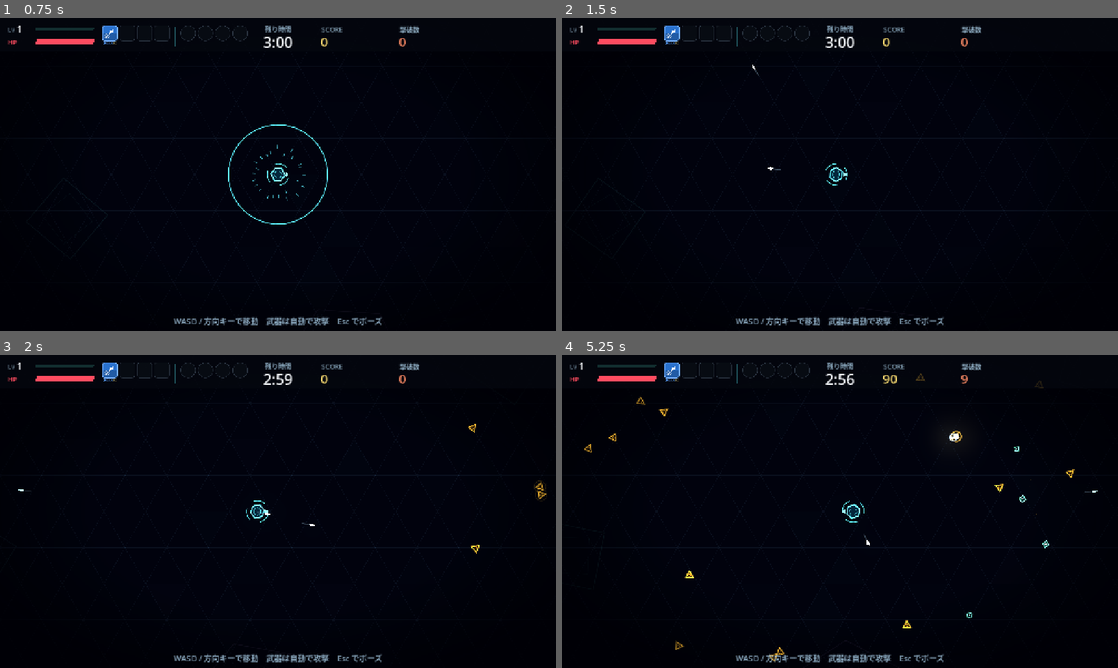
Above: before the commit, frames 1-4 (two rows, left to right).
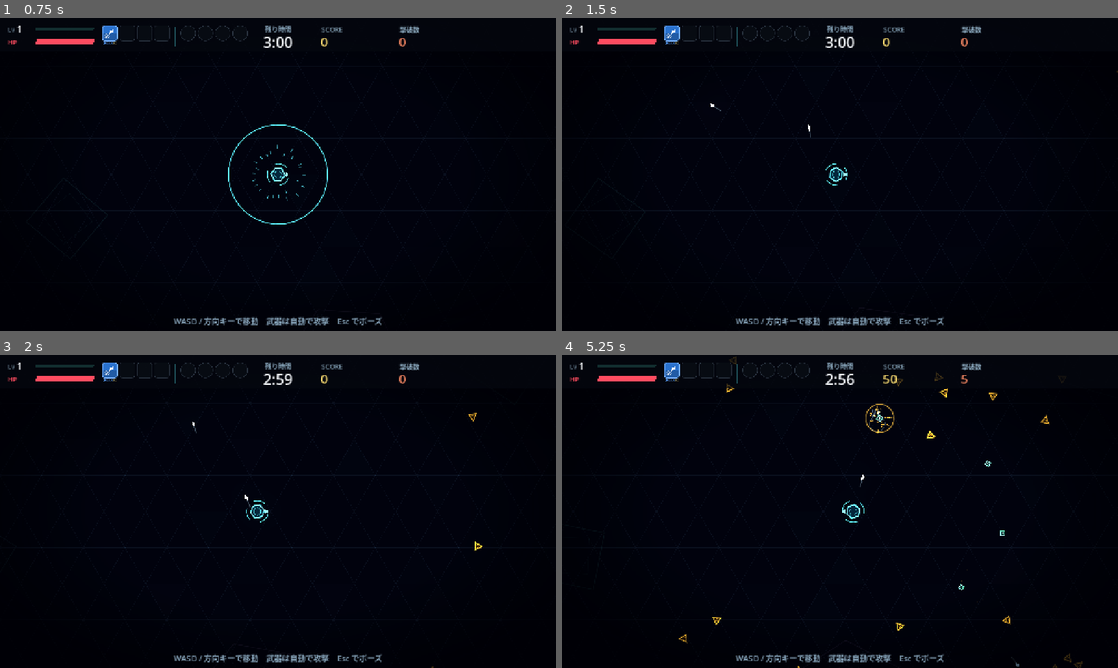
Above: after the commit, the same moments.

Repository: Shohei-Yamashiro/TestGame
Game: Godot game, scene res://scenes/main.tscn
Two runs of this game, one before a commit and one after it. Both use one fixed random seed, a clock stepped at 60 frames per second and the inputs below.
Inputs (mouse positions are in pixels of both pictures, inside the frame that each line leads up to):
- Up to frame 1 (0.75 s): click "スタート" at 0.5 s
- Up to frame 2 (1.5 s): tap Enter at 1.25 s; move the mouse to (962, 158) at 1.27 s; hold D from 1.28 s (still down); tap Backspace at 1.35 s; click (962, 158) at 1.42 s
- Up to frame 3 (2 s): keep holding D; tap Space at 1.52 s
- Up to frame 4 (5.25 s): release D at 2 s; drag from (728, 527) to (812, 574) at 2.02 s; move the mouse to (895, 442) at 2.77 s; hold D 2.78-3.5 s; tap Enter at 2.85 s; drag from (812, 574) to (673, 464) at 3.52 s; move the mouse to (1006, 558) at 4.27 s; hold A 4.28-5 s; tap R at 4.35 s; tap Space at 4.52 s; drag from (673, 464) to (756, 433) at 5.02 s

Frame 1 is identical in both runs. In frame 2, less than 0.1% of the frame differs, in the area x 26-100%, y 14-49%; in frame 3, 0.2%; in frame 4, 1.0%, in the area x 4-97%, y 0-100%.

Commit message:
敵の先読みをやめ、手薄な方角からの出現と回復の循環に調整
- 敵が自機の進行方向を先読みする動きを削除
- 群れと画面外に離れた敵を、自機の周囲で敵が手薄な方角から出現させる
- 敵の与ダメージを1.3倍にし、回復アイテムのドロップを増やす（満タン時はスコア150）
- ボットはHPが減ると近くの回復アイテムを取りに行く

Co-authored-by: Cursor <cursoragent@cursor.com>

Diff:
--- a/scripts/balance.gd
+++ b/scripts/balance.gd
@@ -23,10 +23,12 @@
 const SPECIAL_STAGE := 6
 const HEAL_AMOUNT := 35
 # Repair kits dropped by enemies: the chance per kill grows with the enemy's XP, and only a few lie about at once.
-const HEAL_DROP_PER_XP := 0.01
-const HEAL_MAX_ON_FIELD := 2
-const HEAL_PICKUP := 20
-const HEAL_LIFETIME := 25.0
+const HEAL_DROP_PER_XP := 0.08
+const HEAL_MAX_ON_FIELD := 5
+const HEAL_PICKUP := 25
+# Points for a kit picked up at full HP.
+const HEAL_SCORE := 150
+const HEAL_LIFETIME := 20.0
 
 # "stats" entries are [key, level-up text, short label for the library table].
 
@@ -337,9 +339,7 @@
 const SHOT_LIFETIME := 4.0
 const SHOT_FAN := 0.32
 const SHOOTER_MAX := 14
-# Chasers read ahead of the player by a random 0..CHASE_LEAD_MAX seconds, and some swing wide while still far off,
-# so the horde fans out and cuts across a circling player instead of trailing behind as one blob.
-const CHASE_LEAD_MAX := 0.9
+# Some chasers swing wide while still far off, so the horde fans out instead of trailing behind as one blob.
 const FLANK_CHANCE := 0.6
 const FLANK_ANGLE := 0.75
 const FLANK_NEAR := 140.0
@@ -352,6 +352,8 @@
 const ENEMY_SPEED_RAMP := 0.4
 const ENEMY_MAX_SPEED := 250.0
 const ENEMY_CAP := 220
+# Scales every contact and shot hit; tuned together with heal drops so HP swings rather than drains.
+const ENEMY_DAMAGE_MULT := 1.3
 const KNOCKBACK := 14.0
 
 
--- a/scripts/enemy.gd
+++ b/scripts/enemy.gd
@@ -45,7 +45,6 @@
 var shot_interval := Balance.SHOT_INTERVAL
 var shot_damage := Balance.SHOT_DAMAGE
 var shot_count := 1
-var _lead := 0.0
 var _flank := 0.0
 var _burn_time := 0.0
 var _burn_tick := 0.0
@@ -64,7 +63,7 @@
 	radius = data["radius"]
 	hp = int(round(Balance.ENEMY_BASE_HP * float(data["hp"]) * Balance.enemy_hp_scale(t)))
 	speed = Balance.enemy_speed(t) * float(data["speed"])
-	contact_damage = int(data["damage"]) + int(t / 60.0) * 2
+	contact_damage = int(round(float(int(data["damage"]) + int(t / 60.0) * 2) * Balance.ENEMY_DAMAGE_MULT))
 	xp_value = data["xp"]
 	points = data["score"]
 	color = Palette.ENEMIES[data["color"]]
@@ -75,9 +74,8 @@
 	dash_cooldown = data.get("dash_cooldown", Balance.DASH_COOLDOWN)
 	dash_lane = data.get("dash_lane", Balance.DASH_LANE_WIDTH)
 	shot_interval = data.get("shot_interval", Balance.SHOT_INTERVAL)
-	shot_damage = data.get("shot_damage", Balance.SHOT_DAMAGE)
+	shot_damage = int(round(float(data.get("shot_damage", Balance.SHOT_DAMAGE)) * Balance.ENEMY_DAMAGE_MULT))
 	shot_count = data.get("shot_count", 1)
-	_lead = randf() * Balance.CHASE_LEAD_MAX
 	if randf() < Balance.FLANK_CHANCE:
 		_flank = randf_range(-Balance.FLANK_ANGLE, Balance.FLANK_ANGLE)
 
@@ -163,11 +161,8 @@
 # Heads for where the player is about to be, swinging wide while still far off; straight in once close.
 func chase_direction(to_player: Vector2) -> Vector2:
 	var dist := to_player.length()
-	var aim := to_player
-	if dist > Balance.FLANK_NEAR:
-		aim += Vector2(_player.get("velocity")) * _lead
 	var swing := _flank * clampf((dist - Balance.FLANK_NEAR) / (Balance.FLANK_FAR - Balance.FLANK_NEAR), 0.0, 1.0)
-	return aim.normalized().rotated(swing)
+	return (to_player / maxf(dist, 0.001)).rotated(swing)
 
 
 func _update_dash(delta: float, to_player: Vector2, pace: float) -> void:
--- a/scripts/game.gd
+++ b/scripts/game.gd
@@ -59,6 +59,7 @@
 var elapsed := 0.0
 var kills := 0
 var heals_picked := 0
+var heal_score := 0
 var level := 1
 var xp := 0
 var xp_to_next := Balance.xp_to_next(1)
@@ -319,8 +320,13 @@
 	kit.global_position = at
 
 
+# At full HP a kit is banked as points instead, so picking one up is never wasted.
 func _on_heal_collected(amount: int) -> void:
 	heals_picked += 1
+	if player.hp >= player.max_hp:
+		score += Balance.HEAL_SCORE
+		heal_score += Balance.HEAL_SCORE
+		return
 	player.heal(amount)
 
 
@@ -376,6 +382,8 @@
 	var lines: Array[String] = ["撃破 %d体  %d" % [kills, kill_score]]
 	if overflow_score > 0:
 		lines.append("強化ボーナス  %d" % overflow_score)
+	if heal_score > 0:
+		lines.append("回復ボーナス  %d" % heal_score)
 	if survived:
 		lines.append("クリア  %d    残りHP  %d" % [clear_bonus, hp_bonus])
 	else:
--- a/scripts/spawner.gd
+++ b/scripts/spawner.gd
@@ -7,8 +7,9 @@
 
 const LEASH := 850.0
 const EDGE_MARGIN := 40.0
-const PACK_AHEAD := 0.4
-const PACK_SIDE := 0.3
+# Directions around the player are split into sectors; most packs and every straggler enter where the horde is thinnest.
+const SECTORS := 8
+const PACK_SPARSE := 0.7
 # Packs of enemies with a special behaviour stay small so they never arrive as a wall.
 const BEHAVIOR_PACK_MAX := 3
 
@@ -46,17 +47,9 @@
 	enemy.global_position = at
 
 
-# A small clump entering from one point on the screen edge, mostly ahead of or beside the player
-# so a moving player keeps running into fresh enemies instead of leaving them all behind.
+# A small clump entering from one point on the screen edge, usually on the side with the fewest enemies.
 func spawn_pack() -> void:
-	var heading: Vector2 = game.player.velocity
-	var origin := edge_spawn_position()
-	if heading.length_squared() >= 1.0:
-		var roll := randf()
-		if roll < PACK_AHEAD:
-			origin = edge_position_toward(heading)
-		elif roll < PACK_AHEAD + PACK_SIDE:
-			origin = edge_position_toward(heading.orthogonal() * (1.0 if randf() < 0.5 else -1.0))
+	var origin := sparse_edge_position(sector_counts()) if randf() < PACK_SPARSE else edge_spawn_position()
 	var kind := Balance.pick_enemy_kind(game.elapsed)
 	var count := Balance.trickle_pack(game.elapsed)
 	if Balance.ENEMY_KINDS[kind].has("behavior"):
@@ -77,13 +70,51 @@
 		spawn_enemy(Balance.pick_enemy_kind(game.elapsed, false), center + Vector2.from_angle(angle) * radius + jitter)
 
 
-# Stragglers reappear on the edge the player is heading toward, so outrunning the horde doesn't thin it out.
+# Stragglers reappear on the thinnest edge, so outrunning the horde only closes the gap it left.
 func leash_enemies() -> void:
-	var player: Node2D = game.player
+	var origin: Vector2 = game.player.global_position
+	var far: Array[Node2D] = []
 	for node in game.get_tree().get_nodes_in_group("enemies"):
 		var enemy := node as Node2D
-		if enemy != null and enemy.global_position.distance_to(player.global_position) > LEASH:
-			enemy.global_position = edge_position_toward(game.player.velocity)
+		if enemy != null and enemy.global_position.distance_squared_to(origin) > LEASH * LEASH:
+			far.append(enemy)
+	if far.is_empty():
+		return
+	var counts := sector_counts()
+	for enemy in far:
+		enemy.global_position = sparse_edge_position(counts)
+
+
+# Enemies within the leash per direction sector around the player.
+func sector_counts() -> Array[int]:
+	var counts: Array[int] = []
+	counts.resize(SECTORS)
+	counts.fill(0)
+	var origin: Vector2 = game.player.global_position
+	for node in game.get_tree().get_nodes_in_group("enemies"):
+		var offset: Vector2 = (node as Node2D).global_position - origin
+		if offset.length_squared() <= LEASH * LEASH:
+			counts[sector_of(offset)] += 1
+	return counts
+
+
+static func sector_of(offset: Vector2) -> int:
+	return posmod(int(floor(offset.angle() / TAU * SECTORS)), SECTORS)
+
+
+# Picks one of the emptiest sectors and counts the arrival there, so a batch spreads across the gaps.
+func sparse_edge_position(counts: Array[int]) -> Vector2:
+	var fewest := counts[0]
+	for c in counts:
+		fewest = mini(fewest, c)
+	var options: Array[int] = []
+	for i in SECTORS:
+		if counts[i] == fewest:
+			options.append(i)
+	var sector: int = options.pick_random()
+	counts[sector] += 1
+	var angle := (float(sector) + randf()) * TAU / SECTORS
+	return edge_from(game.player.global_position, Vector2.from_angle(angle))
 
 
 func edge_spawn_position() -> Vector2:
@@ -99,12 +130,19 @@
 			return Vector2(view.position.x - EDGE_MARGIN, randf_range(view.position.y, view.end.y))
 
 
-func edge_position_toward(dir: Vector2) -> Vector2:
+func edge_position_toward(dir: Vector2, spread := 0.9) -> Vector2:
 	if dir.length_squared() < 1.0:
 		return edge_spawn_position()
-	var view: Rect2 = game.camera.view_rect()
-	var center := view.get_center()
-	var ray := dir.normalized().rotated(randf_range(-0.9, 0.9))
-	var half := view.size * 0.5 + Vector2(EDGE_MARGIN, EDGE_MARGIN)
-	var t := minf(half.x / maxf(absf(ray.x), 0.001), half.y / maxf(absf(ray.y), 0.001))
-	return center + ray * t
+	var center: Vector2 = game.camera.view_rect().get_center()
+	return edge_from(center, dir.normalized().rotated(randf_range(-spread, spread)))
+
+
+# Where a ray from a point inside the view leaves the screen, just past the margin.
+func edge_from(origin: Vector2, ray: Vector2) -> Vector2:
+	var view: Rect2 = game.camera.view_rect().grow(EDGE_MARGIN)
+	var t := INF
+	if absf(ray.x) > 0.001:
+		t = minf(t, ((view.end.x if ray.x > 0.0 else view.position.x) - origin.x) / ray.x)
+	if absf(ray.y) > 0.001:
+		t = minf(t, ((view.end.y if ray.y > 0.0 else view.position.y) - origin.y) / ray.y)
+	return origin + ray * maxf(t, 0.0)
--- a/tests/bot.gd
+++ b/tests/bot.gd
@@ -127,8 +127,11 @@
 				var dist := d.length()
 				if dist < 170.0 and dist > 0.1:
 					flee += d / dist * (170.0 - dist) / 170.0
+			var kit := _wanted_heal(me, 260.0)
 			if flee.length() > 0.3:
 				_casual_dir = flee.normalized()
+			elif kit != null:
+				_casual_dir = (kit.global_position - me).normalized()
 			elif _casual_dir == Vector2.ZERO or randf() < 0.1:
 				_casual_dir = Vector2.from_angle(randf() * TAU)
 		dir = _casual_dir
@@ -147,7 +150,10 @@
 				if gd < best_dist:
 					best_dist = gd
 					best_gem = node
-		if best_gem != null:
+		var kit := _wanted_heal(me, 450.0)
+		if kit != null:
+			dir += (kit.global_position - me).normalized() * 2.0
+		elif best_gem != null:
 			dir += (best_gem.global_position - me).normalized() * 1.2
 		# Gentle orbit so the bot doesn't sit still in a calm moment.
 		dir += Vector2.from_angle(game.elapsed * 0.4) * 0.3
@@ -155,6 +161,20 @@
 	_press(KEY_A, dir.x < -0.35)
 	_press(KEY_S, dir.y > 0.35)
 	_press(KEY_W, dir.y < -0.35)
+
+
+# Once hurt, a player goes out of their way for a nearby heal kit.
+func _wanted_heal(me: Vector2, reach: float) -> Node2D:
+	if game.player.hp > game.player.max_hp * 0.7:
+		return null
+	var best: Node2D = null
+	var best_dist := reach
+	for node in game.get_tree().get_nodes_in_group("heals"):
+		var d: float = me.distance_to(node.global_position)
+		if d < best_dist:
+			best_dist = d
+			best = node
+	return best
 
 
 func _press(key: Key, down: bool) -> void:
--- a/tests/unit_tests.gd
+++ b/tests/unit_tests.gd
@@ -326,22 +326,29 @@
 			check(int(heavier.xp) > int(lighter.xp), "%s should be worth more than %s" % [group[i], group[i - 1]])
 
 
-func test_packs_favour_the_players_heading() -> void:
-	var game = _new_game()
-	seed(3)
-	game.player.velocity = Vector2(300, 0)
-	var center: Vector2 = game.camera.view_rect().get_center()
-	var ahead := 0
-	var behind := 0
-	for i in 60:
-		game.spawner.spawn_pack()
-		for enemy in game.get_tree().get_nodes_in_group("enemies"):
-			if enemy.global_position.x > center.x + 100.0:
-				ahead += 1
-			elif enemy.global_position.x < center.x - 100.0:
-				behind += 1
-			enemy.free()
-	check(ahead > behind * 2, "packs should mostly arrive ahead of a moving player (ahead %d, behind %d)" % [ahead, behind])
+func test_sparse_edge_fills_the_emptiest_sector() -> void:
+	var game = _new_game()
+	var center: Vector2 = game.player.global_position
+	for i in 20:
+		var counts: Array[int] = [5, 5, 5, 0, 5, 5, 5, 5]
+		var at: Vector2 = game.spawner.sparse_edge_position(counts)
+		check(game.spawner.sector_of(at - center) == 3, "arrival should land in the empty sector, got %d" % game.spawner.sector_of(at - center))
+		check(counts[3] == 1, "the chosen sector should count the arrival")
+	game.free()
+
+
+func test_leashed_enemies_return_where_the_horde_is_thin() -> void:
+	var game = _new_game()
+	var center: Vector2 = game.player.global_position
+	for s in 7:
+		game.spawner.spawn_enemy("tri", center + Vector2.from_angle((float(s) + 0.5) * TAU / 8.0) * 200.0)
+	game.spawner.spawn_enemy("tri", center + Vector2(game.spawner.LEASH + 300.0, 0))
+	var enemies: Array = game.get_tree().get_nodes_in_group("enemies")
+	var straggler = enemies[enemies.size() - 1]
+	game.spawner.leash_enemies()
+	var offset: Vector2 = straggler.global_position - center
+	check(offset.length() < game.spawner.LEASH, "the straggler should be pulled back within the leash")
+	check(game.spawner.sector_of(offset) == 7, "the straggler should reappear in the only empty sector, got %d" % game.spawner.sector_of(offset))
 	game.free()
 
 
@@ -369,6 +376,11 @@
 	kits[0]._physics_process(0.016)
 	check(game.heals_picked == 1, "walking over a kit should count as a pickup")
 	check(game.player.hp == 10 + Balance.HEAL_PICKUP, "a kit should restore %d HP, got %d" % [Balance.HEAL_PICKUP, game.player.hp])
+	game.player.hp = game.player.max_hp
+	var before: int = game.score
+	kits[1].global_position = game.player.global_position
+	kits[1]._physics_process(0.016)
+	check(game.score == before + Balance.HEAL_SCORE, "a kit at full HP should turn into %d points" % Balance.HEAL_SCORE)
 	game.free()
 
 
